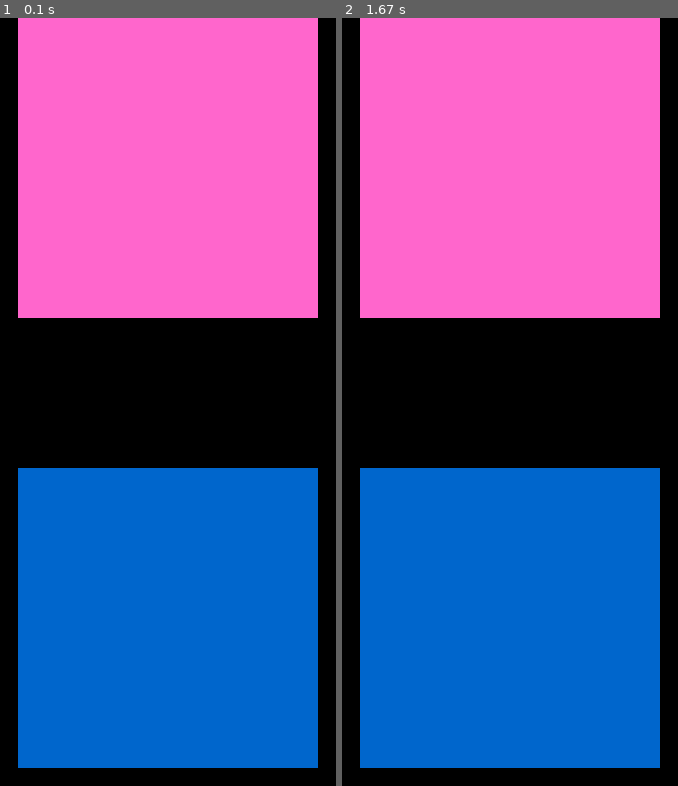
Above: before the commit, frames 1-2 (left to right).
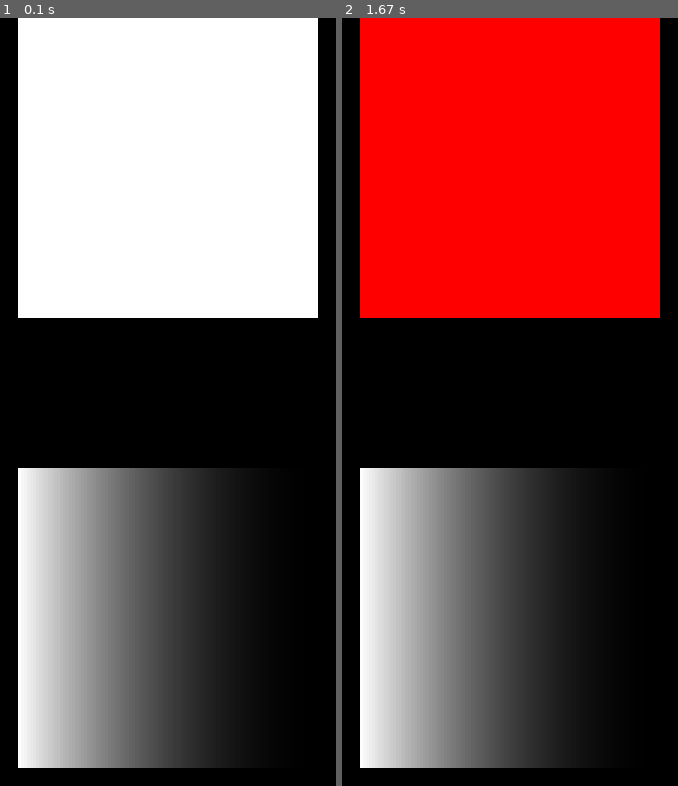
Above: after the commit, the same moments.

Repository: maplegend/pysmile
Game: pygame game, started from examples/simple_menu/run.py
The game is run twice, just before and just after one commit, with the same random seed, the same clock (stepped at 60 frames per second) and the same inputs.
Inputs (mouse positions are in pixels of both pictures, inside the frame that each line leads up to):
- Up to frame 1 (0.1 s): no input
- Up to frame 2 (1.67 s): press the mouse at (510, 171) at 0.37 s; move the mouse to (outside the picture) at 0.47 s; release the mouse at (outside the picture) at 0.6 s; tap Enter at 0.67 s

The runs differ from the first frame. In frame 1, 70% of the frame differs, in the area x 5-95%, y 0-98%; in frame 2, 70%.

Commit message:
Migrate to pygame 2.0.0 Added animation Added mouse collider

Diff:
--- a/examples/simple_menu/assets/button_shader.frag
+++ b/examples/simple_menu/assets/button_shader.frag
@@ -1,5 +1,13 @@
-uniform float red;
+uniform float x_coord;
+uniform vec4 color;
+uniform vec4 rect;
+varying vec4 main_color;
+varying vec2 position;
+
 
 void main() {
-    gl_FragColor = vec4(red,0.4,0.8,1.0);
+    vec2 uv = (gl_FragCoord.xy - rect.xy) / rect.zw;///size;
+    vec4 col = mix(main_color, color, uv.x - x_coord);
+
+    gl_FragColor = col;
 }
--- a/examples/simple_menu/assets/button_shader.vert
+++ b/examples/simple_menu/assets/button_shader.vert
@@ -1,5 +1,9 @@
-uniform float red;
+varying vec4 main_color;
+varying vec2 position;
 
 void main() {
-    gl_Position = gl_ProjectionMatrix * gl_ModelViewMatrix * gl_Vertex;
+    main_color = gl_Color;
+    vec4 pos = gl_ProjectionMatrix * gl_ModelViewMatrix * gl_Vertex;
+    position = pos.xy;
+    gl_Position = pos;
 }
--- a/examples/simple_menu/simple_menu.py
+++ b/examples/simple_menu/simple_menu.py
@@ -9,6 +9,11 @@
 from pysmile.math.vector2 import Vector2
 from pysmile.colors import Colors
 from pysmile.gl.shader import Shader
+from pysmile.components.collisions.mouse import MouseColliderComponent
+from pysmile.events.click import ClickEvent
+from pysmile.events.hover import HoverEvent
+from pysmile.components.animation import AnimationComponent
+from pysmile.components.collisions.box_collider import BoxCollider
 
 
 class SimpleMenu:
@@ -24,14 +29,25 @@
         scene.add_entity(play_button)
         play_button.add_component(TransformComponent(Vector2(width/2-50, 0)))
         shader = Shader.init_from_files("assets/button_shader.vert", "assets/button_shader.frag")
-        shader.uniform_red = 1.0
+        shader.uniform_color = tuple(ti/255.0 for ti in Colors.red)
+        shader.uniform_x_coord = 1.2
         play_button.add_component(RendererComponent(RectRenderer(Colors.white), (100, 100), shader))
+        play_button.add_component(BoxCollider((100, 100)))
+        play_button.add_component(MouseColliderComponent())
+
+        def start_anim(_):
+            if not play_button.contains_component(AnimationComponent):
+                anim = AnimationComponent(step=-20, start=120, end=0,
+                                          function=lambda x: shader.set_uniform("x_coord", x/100.0),
+                                          completion=lambda: print("comp"))
+                play_button.add_component(anim)
+        play_button.event_manager.bind(HoverEvent, start_anim)
 
         exit_button = Entity()
         scene.add_entity(exit_button)
         exit_button.add_component(TransformComponent(Vector2(width/2-50, 150)))
-        shader = Shader.init_from_files("assets/button_shader.vert", "assets/button_shader.frag")
-        exit_button.add_component(RendererComponent(RectRenderer(Colors.white), (100, 100), shader))
+        shader1 = Shader.init_from_files("assets/button_shader.vert", "assets/button_shader.frag")
+        exit_button.add_component(RendererComponent(RectRenderer(Colors.white), (100, 100), shader1))
 
         game.add_component(ExitOnEscape())
 
--- a/pysmile/colors.py
+++ b/pysmile/colors.py
@@ -3,7 +3,6 @@
 
 class ColorsObj:
     def __getattr__(self, attr):
-        print(attr)
         return pygame.color.THECOLORS[attr]
 
 
--- a/pysmile/component_storage.py
+++ b/pysmile/component_storage.py
@@ -16,7 +16,7 @@
         self._components = [cm for cm in self._components if not isinstance(cm, component)]
 
     def contains_component(self, component):
-        return len([c for c in self._components if isinstance(c, component)]) > 0
+        return self.get_component(component) is not None
 
     def get_components(self):
         return self._components
--- /dev/null
+++ b/pysmile/components/animation.py
@@ -0,0 +1,33 @@
+from ..component import Component
+from ..events.update import UpdateEvent
+
+
+class AnimationComponent(Component):
+    def __init__(self, step=1, start=0, end=0, interpolate=lambda x: x, function=lambda _: None, completion=lambda: None):
+        """
+        Animate values
+        :param start: start value
+        :param end: end value
+        :param interpolate: interpolation function, like y=x or y=x^2+x
+        :param function: function that called every frame with progress as parameter
+        :param completion: function called when animation is ended
+        """
+        self.step = step
+        self.progress = start
+        self.start = start
+        self.end = end
+        self.interpolate = interpolate
+        self.function = function
+        self.completion = completion
+        self.entity = None
+
+    def update(self, event):
+        self.progress += self.step
+        self.function(self.interpolate(self.progress))
+        if self.progress >= max(self.end, self.start):
+            self.completion()
+            self.entity.remove_component(AnimationComponent)
+
+    def applied_on_entity(self, entity):
+        self.entity = entity
+        entity.event_manager.bind(UpdateEvent, self.update)
--- /dev/null
+++ b/pysmile/components/collisions/mouse.py
@@ -0,0 +1,28 @@
+import pygame
+from pysmile.component import Component
+from .collider import Collider
+from pysmile.events.hover import HoverEvent
+from pysmile.events.click import ClickEvent
+from pysmile.events.update import UpdateEvent
+
+
+class MouseColliderComponent(Component):
+    def __init__(self):
+        self.entity = None
+
+    def update(self, event):
+        collider = self.entity.get_component(Collider).get_collider()
+        if not collider:
+            return
+
+        pos = pygame.mouse.get_pos()
+        pressed = pygame.mouse.get_pressed()
+        for col in collider:
+            if col.collidepoint(pos):
+                self.entity.event_manager.trigger_event(HoverEvent(self.entity))
+                if pressed:
+                    self.entity.event_manager.trigger_event(ClickEvent(self.entity))
+
+    def applied_on_entity(self, entity):
+        self.entity = entity
+        entity.event_manager.bind(UpdateEvent, self.update)
--- a/pysmile/components/game/game_key_press.py
+++ b/pysmile/components/game/game_key_press.py
@@ -14,6 +14,6 @@
         if em is None:
             return
 
-        for i, k in enumerate(pygame.key.get_pressed()):
-            if k != 0:
+        for i in range(len(pygame.key.get_pressed())):
+            if pygame.key.get_pressed()[i] != 0:
                 em.trigger_event(KeyPressedEvent(i))
--- /dev/null
+++ b/pysmile/events/click.py
@@ -0,0 +1,5 @@
+class ClickEvent:
+    """Triggered by mouse collider when click detected"""
+
+    def __init__(self, entity):
+        self.entity = entity
--- /dev/null
+++ b/pysmile/events/hover.py
@@ -0,0 +1,4 @@
+class HoverEvent:
+    """Triggered by mouse collider when hovering detected"""
+    def __init__(self, entity):
+        self.entity = entity
--- a/pysmile/game_renderer.py
+++ b/pysmile/game_renderer.py
@@ -20,11 +20,11 @@
             if not rend or not trans:
                 continue
             if rend.shader is not None:
+                rend.shader.uniform_rect = (*trans.xy, *rend.size)
                 rend.shader.use()
             rend.render(Rect(*trans.xy, *rend.size), ent)
             if rend.shader is not None:
                 rend.shader.unuse()
 
-
         pygame.display.flip()
         self.ticks += 1
--- a/pysmile/game_screen.py
+++ b/pysmile/game_screen.py
@@ -22,10 +22,14 @@
         self.display_mod = pygame.OPENGL | pygame.DOUBLEBUF
 
         self.size = self.find_best_size(size[0], size[1])
+
+        pygame.display.gl_set_attribute(pygame.GL_CONTEXT_PROFILE_MASK, pygame.GL_CONTEXT_PROFILE_COMPATIBILITY)
+        pygame.display.gl_set_attribute(pygame.GL_CONTEXT_FLAGS, GL_CONTEXT_FLAG_FORWARD_COMPATIBLE_BIT)
+        #pygame.display.gl_set_attribute(pygame.GL_CONTEXT_MAJOR_VERSION, 3)
+        #pygame.display.gl_set_attribute(pygame.GL_CONTEXT_MINOR_VERSION, 1)
+
         self.screen = pygame.display.set_mode(size, self.display_mod)
-        # pygame.display.gl_set_attribute(pygame.GL_MAJOR_VERSION, 3)
-        # pygame.display.gl_set_attribute(GL_MINOR_VERSION, 2)
-        # pygame.display.gl_set_attribute(GL_CONTEXT_PROFILE_MASK, GL_CONTEXT_CORE_PROFILE_BIT)
+        print("Supported shaders version: {}".format(glGetString(GL_SHADING_LANGUAGE_VERSION)))
 
         glClearColor(0.0, 0.0, 0.0, 1.0)
         glClear(GL_COLOR_BUFFER_BIT | GL_DEPTH_BUFFER_BIT)
--- a/pysmile/gl/shader.py
+++ b/pysmile/gl/shader.py
@@ -1,4 +1,5 @@
 from OpenGL.GL import *
+from collections import Iterable
 
 
 class Shader:
@@ -13,6 +14,8 @@
 
         glAttachShader(self.program_id, vs_id)
         glAttachShader(self.program_id, frag_id)
+        glBindAttribLocation(self.program_id, 0, "in_Position");
+        glBindAttribLocation(self.program_id, 1, "in_Color");
         glLinkProgram(self.program_id)
 
         if glGetProgramiv(self.program_id, GL_LINK_STATUS) != GL_TRUE:
@@ -25,24 +28,10 @@
         glDeleteShader(frag_id)
 
     def __setattr__(self, key, value):
-        """Set custom uniform value like 'shader.uniform_value = value'. Now support only int and float"""
+        """Set custom uniform value like 'shader.uniform_value = value'. Now support only int, float and vectors"""
         if key.startswith(self.uniform_prefix):
             key = key[len(self.uniform_prefix):]
-            loc = self.get_uniform_location(key)
-            print(loc, key)
-            if loc == -1:
-                raise AttributeError
-
-            if isinstance(value, float):
-                self.uniforms[key] = (glUniform1f, loc, value)
-
-            elif isinstance(value, int):
-                self.uniforms[key] = (glUniform1i, loc, value)
-            else:
-                raise AttributeError
-
-            if self.using:
-                self.update_unifroms()
+            self.set_uniform(key, value)
         else:
             object.__setattr__(self, key, value)
 
@@ -53,8 +42,47 @@
         else:
             return object.__getattribute__(self, attr)
 
+    def set_uniform(self, key, value):
+        loc = self.get_uniform_location(key)
+        if loc == -1:
+            raise AttributeError
+
+        fu = None  # GL function
+        if isinstance(value, float):
+            fu = glUniform1f
+        elif isinstance(value, int):
+            fu = glUniform1i
+        elif isinstance(value, tuple):
+            if isinstance(value[0], float):
+                if len(value) == 2:
+                    fu = glUniform2f
+                elif len(value) == 3:
+                    fu = glUniform3f
+                elif len(value) == 4:
+                    fu = glUniform4f
+            elif isinstance(value[0], int):
+                if len(value) == 2:
+                    fu = glUniform2i
+                elif len(value) == 3:
+                    fu = glUniform3i
+                elif len(value) == 4:
+                    fu = glUniform4i
+
+        if fu is None:
+            print("Invalid value {}".format(value))
+            raise AttributeError
+
+        self.uniforms[key] = (fu, loc, value)
+
+        if self.using:
+            self.update_unifroms()
+
     def update_unifroms(self):
-        [u[0](u[1], u[2]) for _, u in self.uniforms.items()]
+        for _, u in self.uniforms.items():
+            if isinstance(u[2], Iterable):
+                u[0](u[1], *u[2])
+            else:
+                u[0](u[1], u[2])
 
     def get_uniform_location(self, name):
         return glGetUniformLocation(self.program_id, name)
Not shown, changed: requirements.txt
